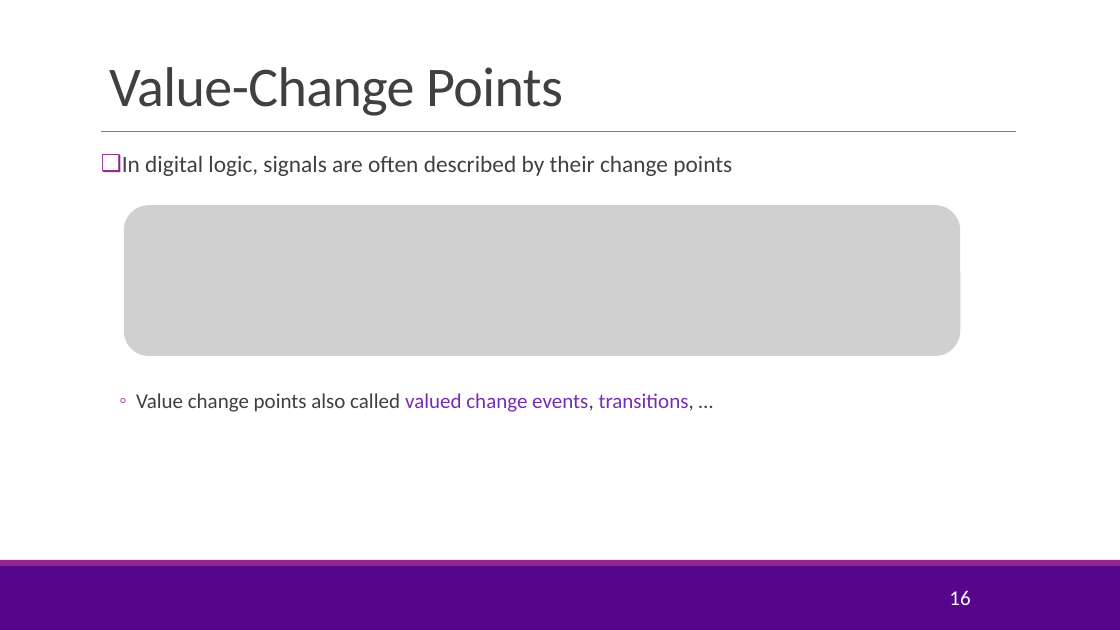
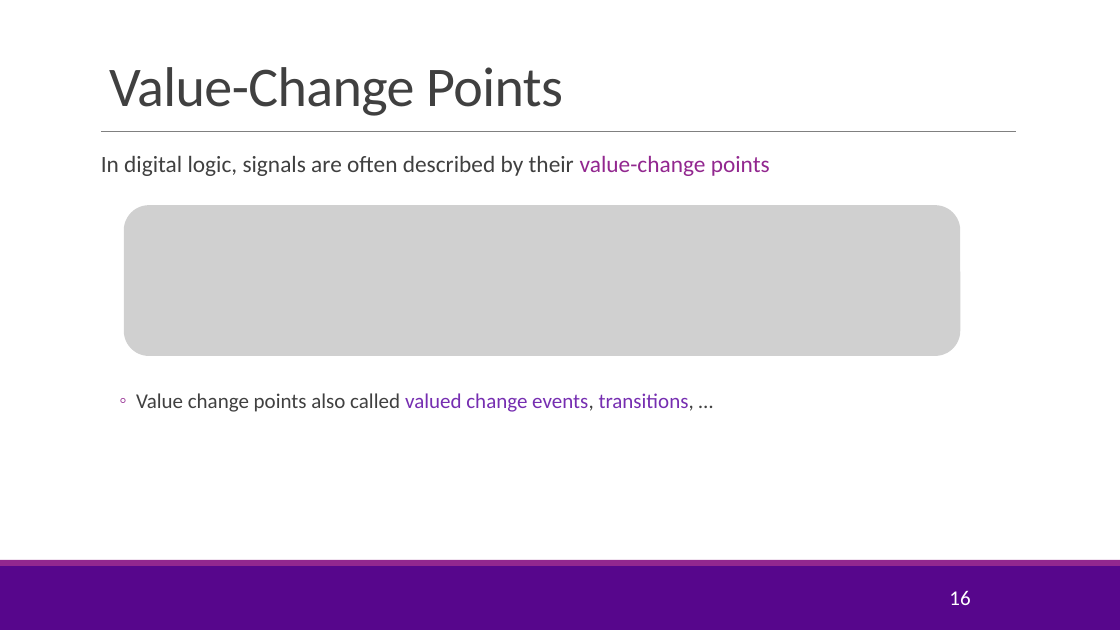
Before and after one commit to sdrangan/hwdesign, a slide deck: slide 16 of units/unit01_basic_logic/basic_logic.pptx. Drawn at 1120x630 pixels with LibreOffice and Linux fonts; fonts in the diff are those of the drawing; grey boxes stand for pictures; background and template pictures are left out. Boxes give left, top, right and bottom in pixels: in the first picture for what was removed or moved away, otherwise in the second. Text is boxed around its words. In the diff, an @@ line names an element or a change of style, - is before the commit and + after.

```diff
--- a/units/unit01_basic_logic/basic_logic.pptx
+++ b/units/unit01_basic_logic/basic_logic.pptx
@@ text at [101, 155, 770, 176]: text changed @@
-❑ In digital logic, signals are often described by their change points
+In digital logic, signals are often described by their value-change points
```
Also in this commit, not shown: 5 other slides changed, 10 slides added, 14 other files.
